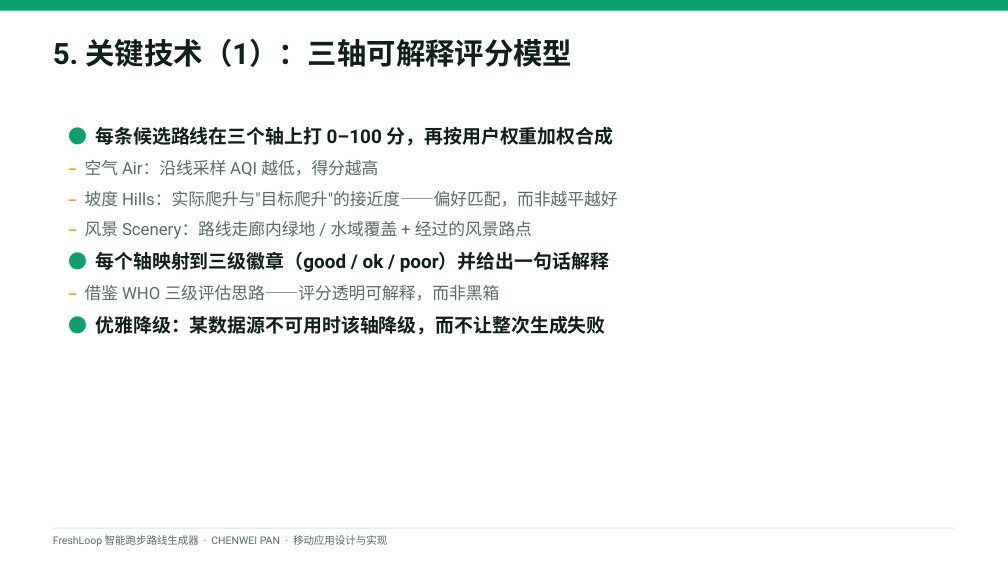
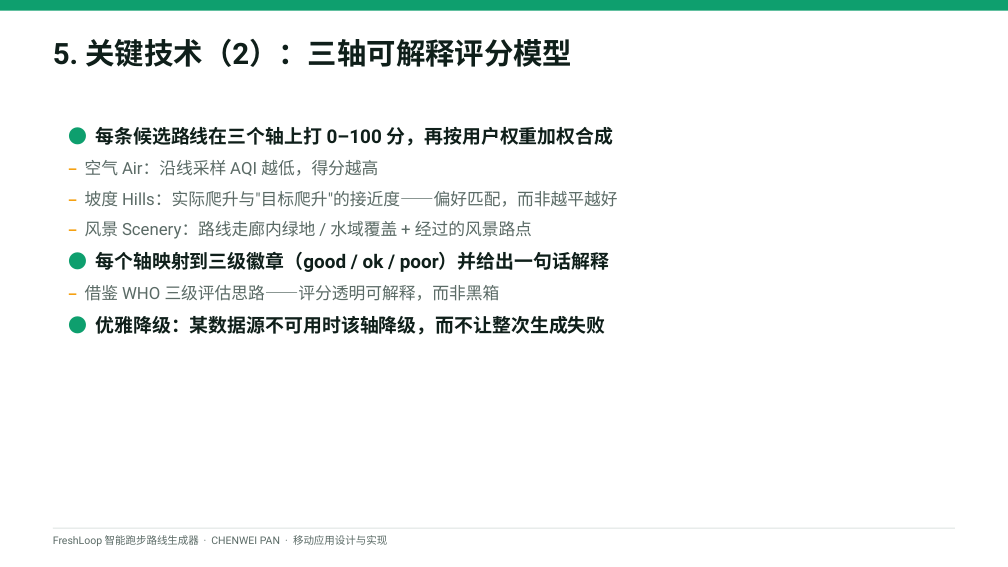
Before and after one commit to Marxtu/freshloop, a slide deck: slide 8 of docs/答辩PPT-FreshLoop-CHENWEI-PAN.pptx (slide 7 before the commit). Drawn at 1008x567 pixels with LibreOffice and Linux fonts; fonts in the diff are those of the drawing. Boxes give left, top, right and bottom in pixels: in the first picture for what was removed or moved away, otherwise in the second. Text is boxed around its words. In the diff, an @@ line names an element or a change of style, - is before the commit and + after.

Commit message:
docs: add route-generation data-flow diagram and openable-history screenshots
- New on-brand data-flow diagram (generate candidates -> enrich -> score ->
  rank) added to the README ('How route generation works' section) and as a
  new slide in the defense deck (renumbered the 关键技术 series accordingly).
- New screenshots for the openable run history: the history list (now showing
  each run's date) and the run-detail screen (trail on a map + full stats),
  added to the README gallery.

```diff
--- a/docs/答辩PPT-FreshLoop-CHENWEI-PAN.pptx
+++ b/docs/答辩PPT-FreshLoop-CHENWEI-PAN.pptx
@@ text at (x1=53, y1=39, x2=573, y2=67): text changed @@
-5. 关键技术（1）：三轴可解释评分模型
+5. 关键技术（2）：三轴可解释评分模型
```
Also in this commit, not shown: 3 other slides changed, 1 slide added, 4 other files.
